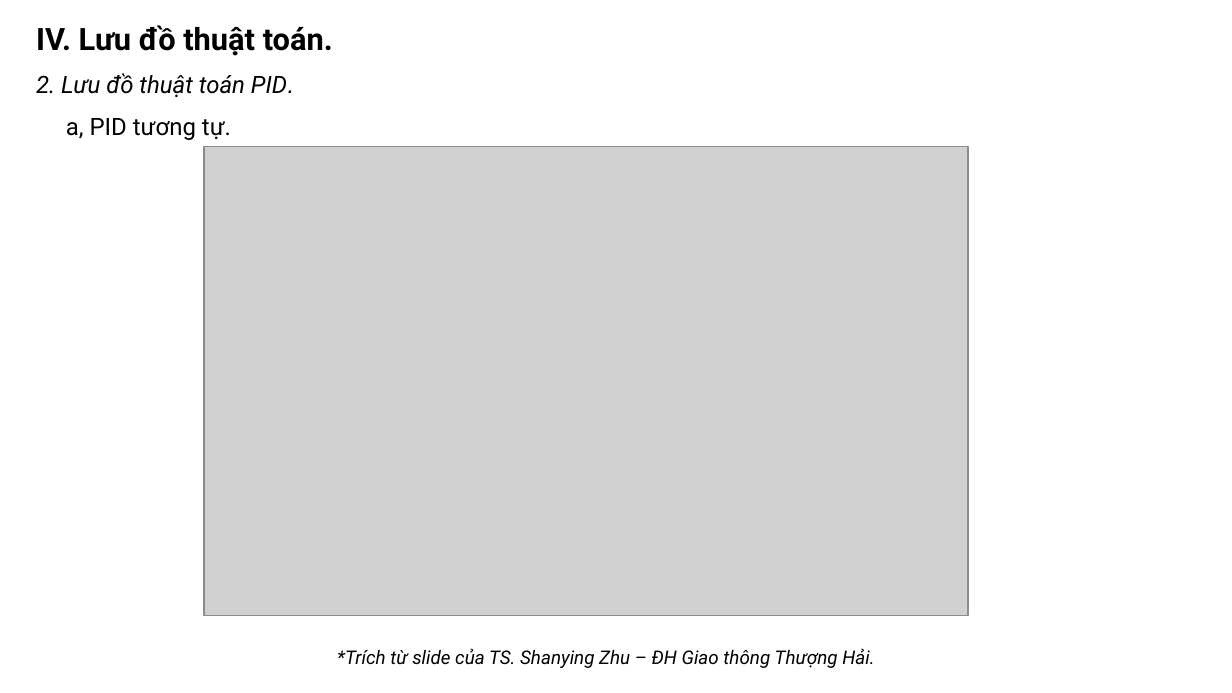
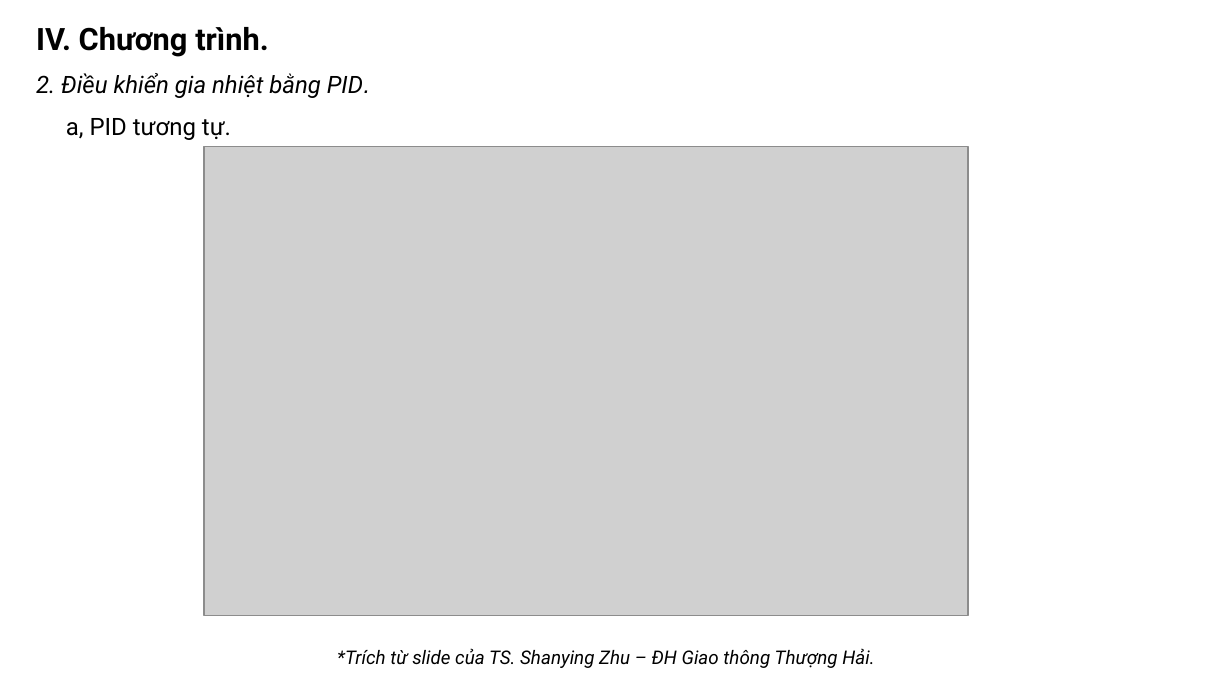
Before and after one commit to khanhnm08/HK_Egg_Incubator, a slide deck: slide 11 of Slide bao cao.pptx. Drawn at 1232x693 pixels with LibreOffice and Linux fonts; fonts in the diff are those of the drawing; grey boxes stand for pictures. Boxes give left, top, right and bottom in pixels: in the first picture for what was removed or moved away, otherwise in the second. Text is boxed around its words. In the diff, an @@ line names an element or a change of style, - is before the commit and + after.

```diff
--- a/Slide bao cao.pptx
+++ b/Slide bao cao.pptx
@@ text at (x1=36, y1=27, x2=268, y2=57): text changed @@
-IV. Lưu đồ thuật toán.
+IV. Chương trình.
@@ text at (x1=36, y1=73, x2=371, y2=98): text changed @@
-2. Lưu đồ thuật toán PID.
+2. Điều khiển gia nhiệt bằng PID.
```
Also in this commit, not shown: 5 other slides changed, 2 slides added, 2 slides removed, 15 other files.
